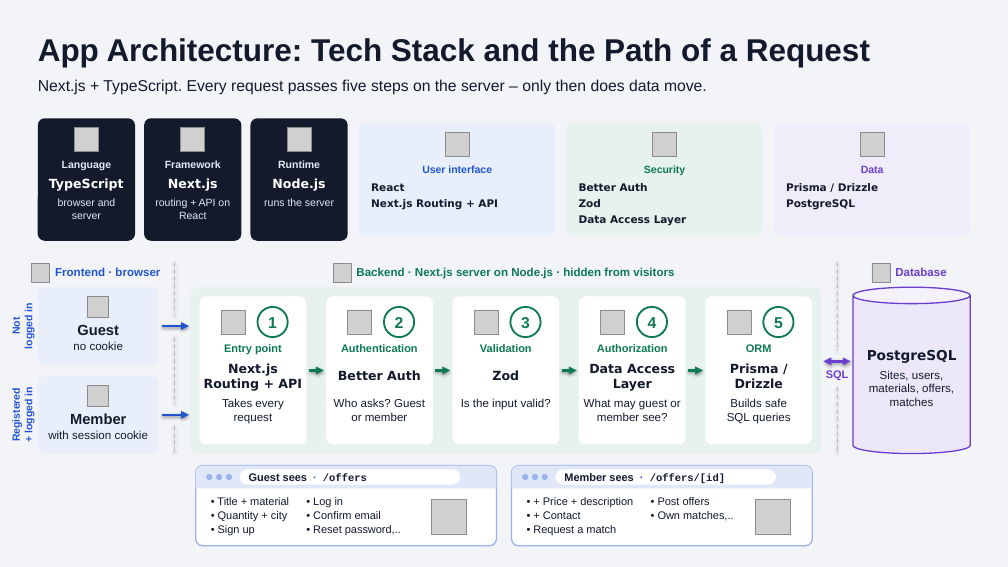
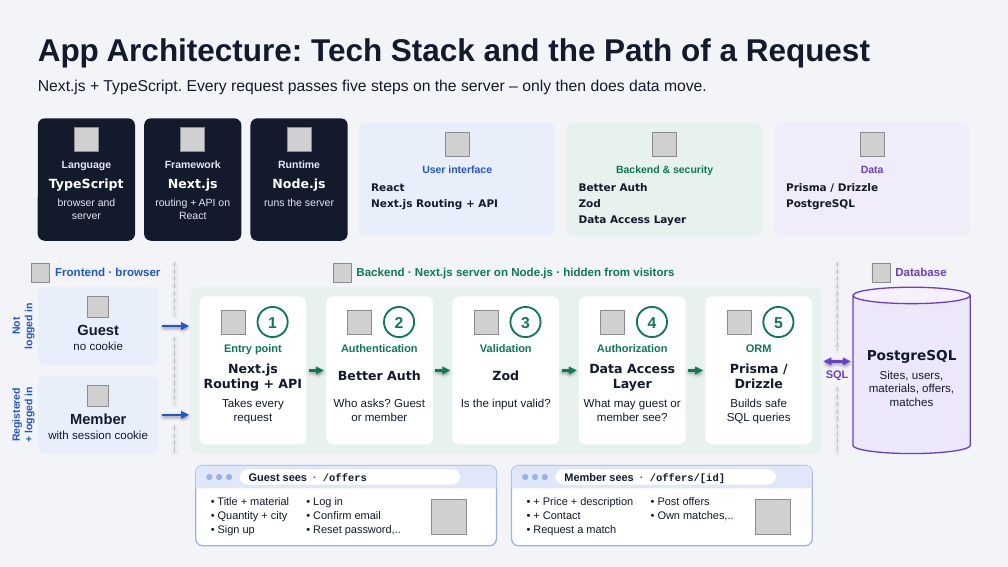
Before and after one commit to lu4k87/__project_applied_research, a slide deck: slide 1 of Praesentation/folien/App-Architecture-EN.pptx. Drawn at 1008x567 pixels with LibreOffice and Linux fonts; fonts in the diff are those of the drawing; grey boxes stand for pictures; background and template pictures are left out. Boxes give left, top, right and bottom in pixels: in the first picture for what was removed or moved away, otherwise in the second. Text is boxed around its words. In the diff, an @@ line names an element or a change of style, - is before the commit and + after.

```diff
--- a/Praesentation/folien/App-Architecture-EN.pptx
+++ b/Praesentation/folien/App-Architecture-EN.pptx
@@ text at [616, 165, 713, 175]: text changed @@
-Security
+Backend & security
```
Also in this commit, not shown: 4 other files.
